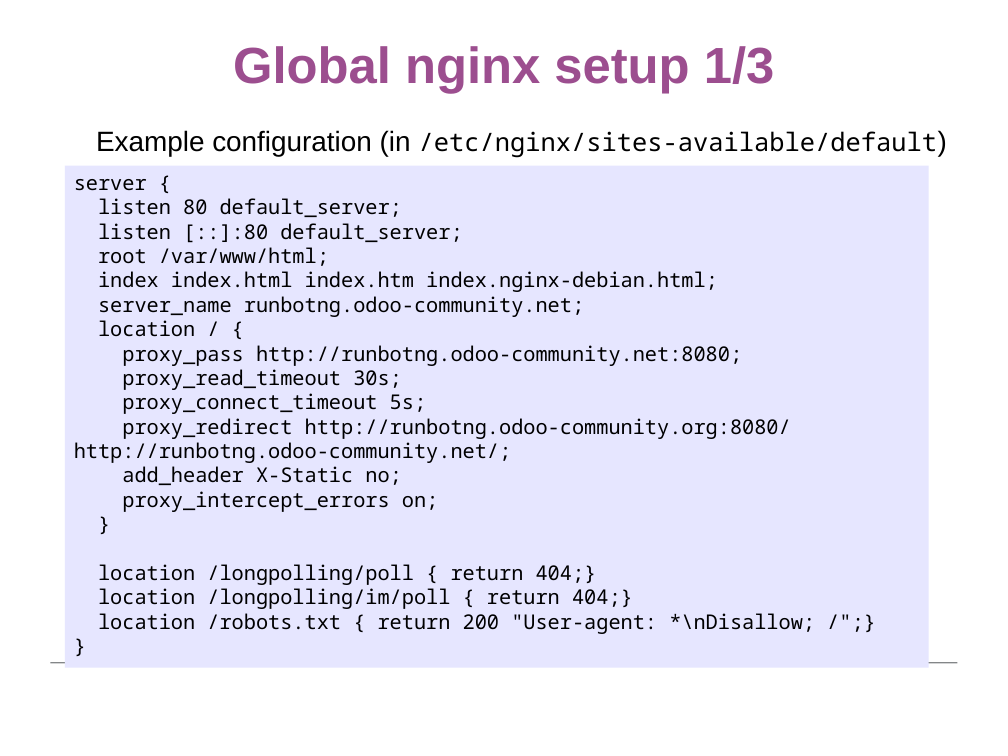
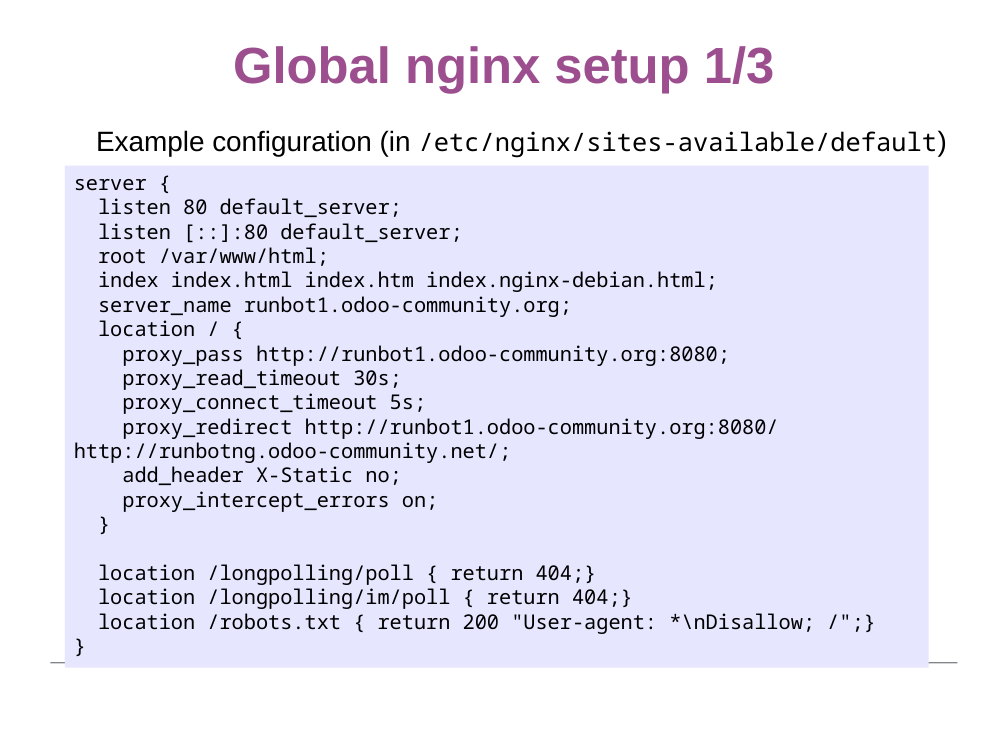
Before and after one commit to gurneyalex/runbotsetup, a slide deck: slide 16 of OCA Days 2020 - Runbot.odp (slide 15 before the commit). Drawn at 1008x756 pixels with LibreOffice and Linux fonts; fonts in the diff are those of the drawing; background and template pictures are left out. Boxes give left, top, right and bottom in pixels: in the first picture for what was removed or moved away, otherwise in the second. Text is boxed around its words. In the diff, an @@ line names an element or a change of style, - is before the commit and + after.

```diff
--- a/OCA Days 2020 - Runbot.odp
+++ b/OCA Days 2020 - Runbot.odp
@@ text in rectangle at (98, 296, 572, 317): text changed @@
-server_name runbotng.odoo-community.net;
+server_name runbot1.odoo-community.org;
@@ text in rectangle at (122, 345, 730, 366): text changed @@
-proxy_pass http://runbotng.odoo-community.net:8080;
+proxy_pass http://runbot1.odoo-community.org:8080;
@@ text in rectangle at (74, 418, 779, 463): text changed @@
-proxy_redirect http://runbotng.odoo-community.org:8080/ http://runbotng.odoo-community.net/;
+proxy_redirect http://runbot1.odoo-community.org:8080/ http://runbotng.odoo-community.net/;
```
Also in this commit, not shown: 1 other slide changed, 1 slide added.
